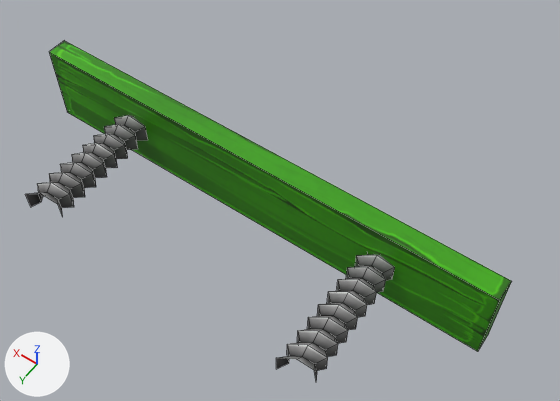
What one commit did to the FBX model Assets/Art/Models/Obstacles/walls/wall_green_03.fbx.
One viewpoint serves both versions: a camera (50 mm lens) standing at (-1.34, 1.69, 2.83) and looking at (-0.16, 0.03, 0.23). The axes (+X, +Y, +Z) are drawn at lower left. The lights are the same throughout. Mesh edges are drawn as thin lines. Where no turn or scale is listed for an object, it has been applied to the vertices.

The first picture shows 'spring_10', 'spring_12', 'wall_3'.
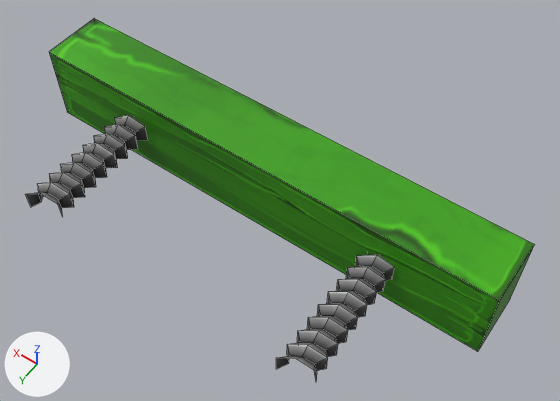
Where the newer file only moved an object's origin or applied its transform, the numbers keep the older frame.

The edits, one by one:
me_mesh has 95 vertices, 72 faces and spans x -0.076..0.076, y -0.33..0.33, z -0.069..0.069.
me_mesh is used by ob_spring_12; location (-0.657, 0.311, 0.221).
me_mesh part 2: edges marked sharp go from 0 to 122.
me_mesh_002 has 8 vertices, 6 faces and spans x -1.15..1.15, y -0.05..0.05, z -0.2..0.2.
me_mesh_002 is used by ob_wall_3; location (0.0, 0.0, 0.2).
me_mesh_002 part 1: the whole mesh is scaled about its middle by (1, 3.01, 1), then moved by (0.0, -0.1, 0.0).

Boxes [x1, y1, x2, y2] around the edits, measured in the pictures (560 x 401 px; the box of a moved part takes in the faces that stretch with it):
'wall_3', mesh rescaled (7% taller)
    before: [49, 40, 512, 351]
    after: [49, 18, 535, 351]
part 1 of me_mesh_002, moved or reshaped
    before: [50, 40, 512, 349]
    after: [50, 18, 535, 349]
part 2 of me_mesh, shading changed
    both: [276, 255, 395, 381]
